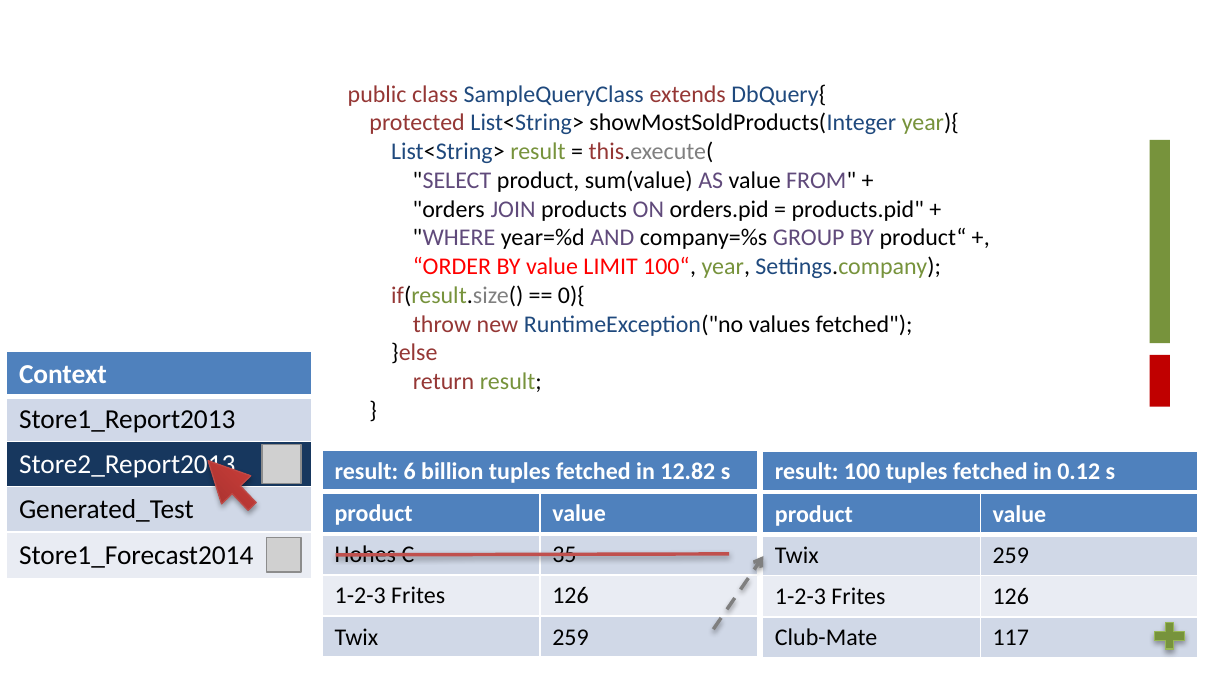
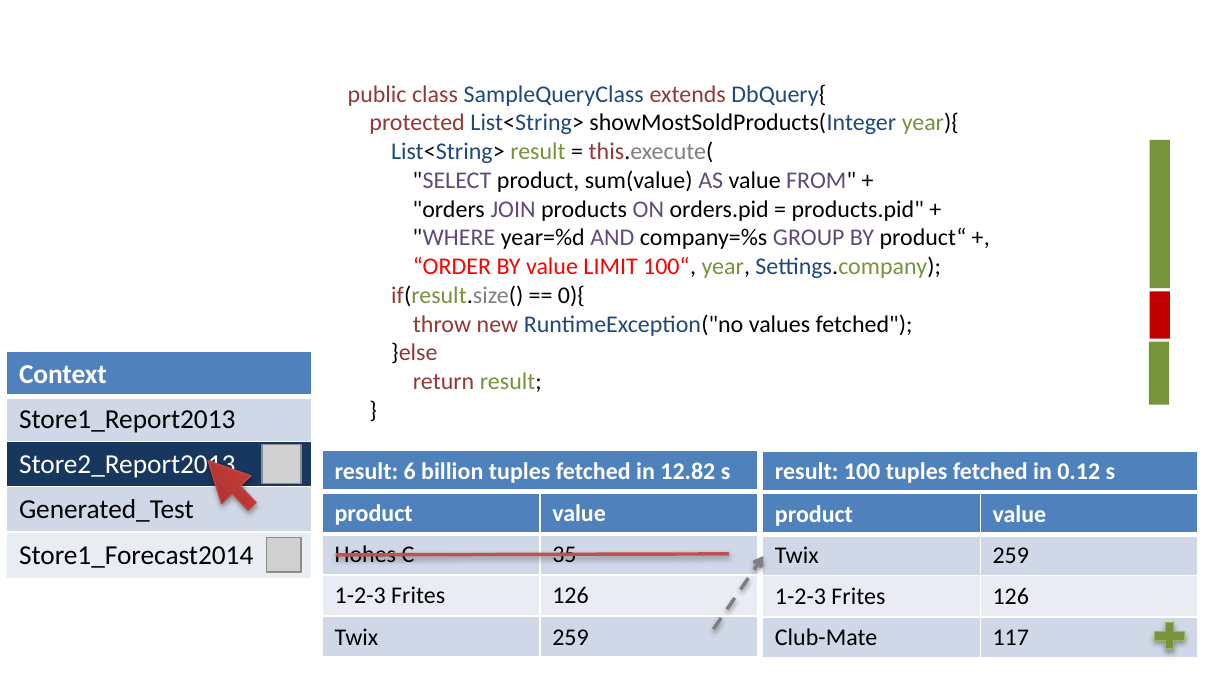
Before and after one commit to fleupold/tuk2paper, a slide deck: slide 5 of images/tuk2.pptx (slide 4 before the commit). Drawn at 1232x693 pixels with LibreOffice and Linux fonts; fonts in the diff are those of the drawing; grey boxes stand for pictures; background and template pictures are left out. Boxes give left, top, right and bottom in pixels: in the first picture for what was removed or moved away, otherwise in the second. Text is boxed around its words. In the diff, an @@ line names an element or a change of style, - is before the commit and + after.

```diff
--- a/images/tuk2.pptx
+++ b/images/tuk2.pptx
@@ rectangle: place and size @@
-rectangle at [1149,139,1170,342]
+rectangle at [1149,139,1170,288]
@@ rectangle: place and size @@
-rectangle at [1149,355,1169,407]
+rectangle at [1149,292,1169,339]
@@ rectangle added at [1149,341,1170,404], fill #77933C @@
```
Also in this commit, not shown: 4 other slides changed, 2 slides removed, 3 other files.
